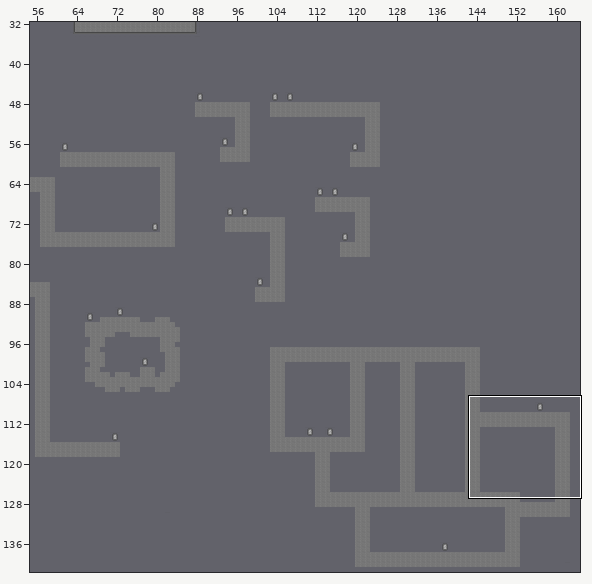
Tiled map -- src/maps/extended_map.tmx. Above: a wide view before the commit, with the close-up outlined.
Close-up. The starting point:
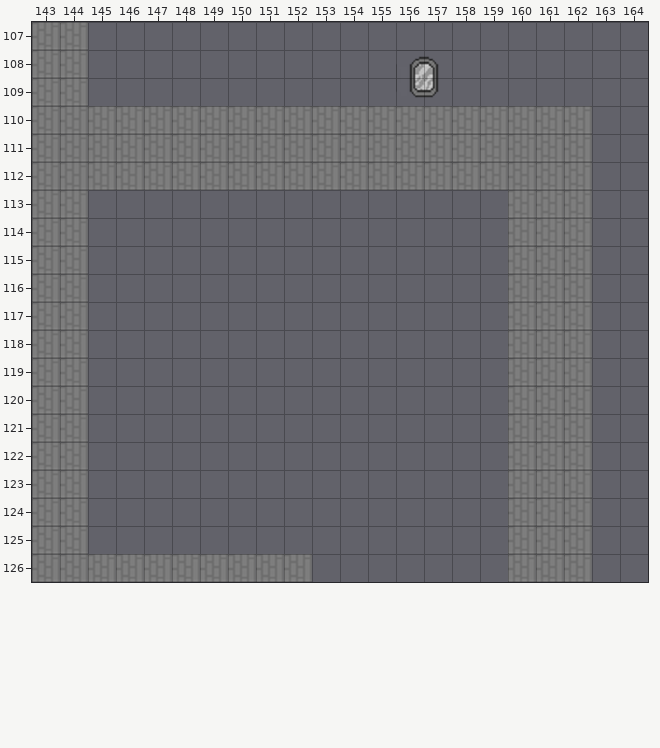
Cells are 32x32 px. Shown: x 143..164, y 107..126. The commit also changed other parts of the map, which this record leaves out.
After the commit:
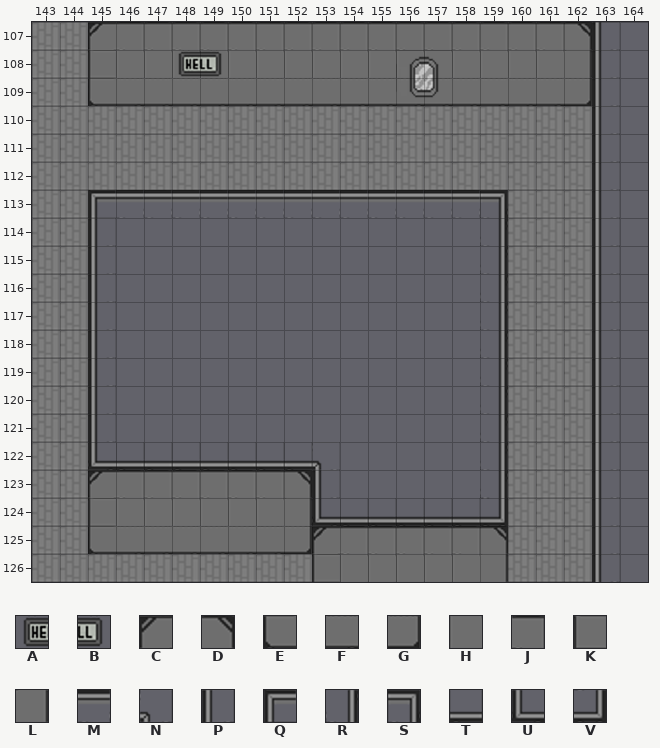
Key: from "House": A 51, B 52, C 96, D 97, E 98, F 99, G 100, H 101, J 102, K 103, L 112, M 116, N 117, P 118, Q 119, R 129, S 130, T 131, U 132, V 133.
_ is an empty cell, . an unchanged one.
Commit message: Added walls and decoration
Edits made:
--- layer "Walls"
@@ x 145..162 @@
-107 __________________
-108 _..__............_
-109 __________________
+107 CJJJJJJJJJJJJJJJJD
+108 K..HH............L
+109 EFFFFFFFFFFFFFFFFG
@@ x 145..159 @@
-123 ________.......
-124 _......_.......
-125 _______________
-126 ........_....._
+123 CJJJJJJD.......
+124 K......L.......
+125 EFFFFFFGCJJJJJD
+126 ........K.....L
--- layer "Border"
@@ x 145..163 @@
-107 .................._
-108 .................._
-109 .................._
-110 .................._
-111 .................._
-112 .................._
-113 _______________..._
-114 _............._..._
-115 _............._..._
-116 _............._..._
-117 _............._..._
-118 _............._..._
-119 _............._..._
-120 _............._..._
-121 _............._..._
-122 _________....._..._
-123 ........_....._..._
-124 ........_______..._
-125 .................._
-126 .................._
+107 ..................P
+108 ..................P
+109 ..................P
+110 ..................P
+111 ..................P
+112 ..................P
+113 QMMMMMMMMMMMMMS...P
+114 P.............R...P
+115 P.............R...P
+116 P.............R...P
+117 P.............R...P
+118 P.............R...P
+119 P.............R...P
+120 P.............R...P
+121 P.............R...P
+122 UTTTTTTTN.....R...P
+123 ........P.....R...P
+124 ........UTTTTTV...P
+125 ..................P
+126 ..................P
--- layer "Objects"
@@ x 148..149 @@
-108 __
+108 AB
